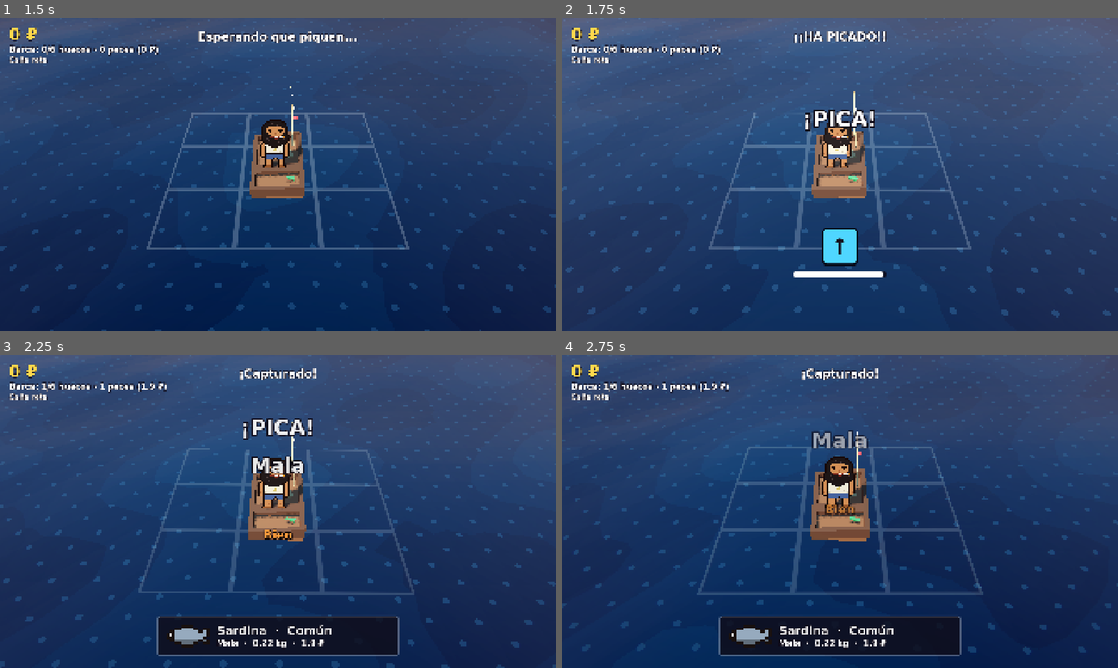
Above: before the commit, frames 1-4 (two rows, left to right).
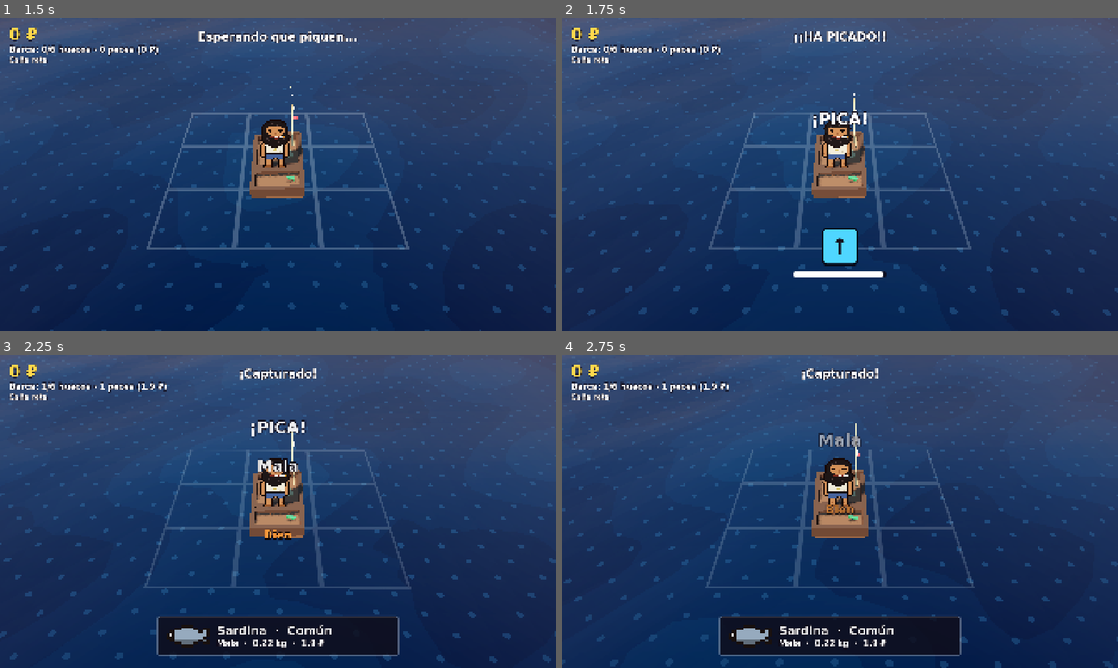
Above: after the commit, the same moments.

Repository: xNeku/FIshin
Game: Godot game, scene res://scenes/main.tscn
Same seed, same stepped clock (60 frames per second), same inputs: the game is played once before the commit and once after it.
Inputs:
- Up to frame 1 (1.5 s): hold Up (pesca_arriba) 0.53-1.28 s; hold E (interactuar) 0.53-1.28 s; hold Down (pesca_abajo) from 1.28 s (still down); tap E (interactuar) at 1.35 s
- Up to frame 2 (1.75 s): keep holding Down (pesca_abajo)
- Up to frame 3 (2.25 s): release Down (pesca_abajo) at 2.03 s; hold Up (pesca_arriba) from 2.03 s (still down); hold E (interactuar) from 2.03 s (still down)
- Up to frame 4 (2.75 s): keep holding Up (pesca_arriba); keep holding E (interactuar)

Frame 1 is identical in both runs. In frame 2, 1.2% of the frame differs, in the area x 0-100%, y 0-96%; in frame 3, 8.0%, in the area x 0-100%, y 0-100%; in frame 4, 7.5%.

Commit message:
Sensación a escala de juego entero: máximo a 50 botones, frases repartidas hasta 50 y golpes y destellos base mucho más suaves
Co-Authored-By: Claude Opus 5.5 <noreply@anthropic.com>
Claude-Session: https://claude.ai/code/session_019rcxv2gkMTX1eHoDeqRmkz

Diff:
--- a/data/stats_pesca.tres
+++ b/data/stats_pesca.tres
@@ -14,4 +14,4 @@
 mult_perfecto = 2.0
 penalizacion_machacar = 0.25
 dobles_desde_boton = 5
-botones_intensidad_maxima = 15
+botones_intensidad_maxima = 50
--- a/scripts/datos/stats_pesca.gd
+++ b/scripts/datos/stats_pesca.gd
@@ -14,8 +14,8 @@
 
 @export_group("Sensación")
 ## Botones seguidos que hacen falta para el máximo de zoom, shake y efectos.
-## Alto = el espectáculo se descubre poco a poco, según mejoras la caña.
-@export var botones_intensidad_maxima: int = 15
+## Pensado para los combos de final de juego (~50): al principio todo es muy ligero.
+@export var botones_intensidad_maxima: int = 50
 
 @export_group("Calidad")
 ## Multiplicador de valor con 0 aciertos (1.0 con todos).
--- a/scripts/pesca/camara_pesca.gd
+++ b/scripts/pesca/camara_pesca.gd
@@ -15,15 +15,15 @@
 @export var suavizado: float = 5.0
 ## Golpe de fov en cada acierto al máximo de intensidad (grados). Con poca intensidad es menor.
 @export var patada_fov: float = 2.5
-@export var patada_fov_minima: float = 0.6
+@export var patada_fov_minima: float = 0.3
 
 @export_group("Shake")
 @export var shake_base: float = 0.0
 @export var shake_maximo: float = 0.08
-@export var golpe_picada: float = 0.12
-@export var golpe_acierto: float = 0.05
-@export var golpe_fallo: float = 0.3
-@export var golpe_captura: float = 0.4
+@export var golpe_picada: float = 0.05
+@export var golpe_acierto: float = 0.03
+@export var golpe_fallo: float = 0.12
+@export var golpe_captura: float = 0.15
 @export var decaimiento_golpe: float = 5.0
 @export var giro_maximo_grados: float = 3.0
 @export var frecuencia: float = 22.0
--- a/scripts/pesca/sonido_pesca.gd
+++ b/scripts/pesca/sonido_pesca.gd
@@ -4,7 +4,7 @@
 @export var pesca: Pesca
 @export var subida_tono_por_acierto: float = 0.06
 ## El latido no suena hasta llegar a esta intensidad: se descubre con cadenas largas.
-@export var latido_desde: float = 0.25
+@export var latido_desde: float = 0.2
 @export var latido_volumen_min_db: float = -30.0
 @export var latido_volumen_max_db: float = 0.0
 @export var latido_tono_min: float = 0.8
--- a/scripts/ui/hud.gd
+++ b/scripts/ui/hud.gd
@@ -15,7 +15,14 @@
 @export var colores_rareza: Array[Color] = [Color("e8e8e8"), Color("4fa3ff"), Color("b56bff"), Color("ffb02e")]
 ## Frase de cada acierto según cuántos botones llevas: la palabra i sale desde el botón umbrales_palabras[i].
 @export var palabras_acierto: Array[String] = ["Bien", "Genial", "¡Brutal!", "¡LOCURA!", "¡¡DIOS!!", "¡¡¡INHUMANO!!!"]
-@export var umbrales_palabras: Array[int] = [1, 3, 5, 8, 11, 15]
+@export var umbrales_palabras: Array[int] = [1, 5, 10, 20, 35, 50]
+
+@export_group("Destellos de pantalla (0..1)")
+@export var destello_picada: float = 0.15
+@export var destello_acierto_min: float = 0.05
+@export var destello_acierto_max: float = 0.6
+@export var destello_captura: float = 0.2
+@export var destello_perfecto: float = 0.5
 
 const TEXTO_TECLA: Dictionary = {
 	&"pesca_1": "1", &"pesca_2": "2", &"pesca_3": "3", &"pesca_4": "4",
@@ -124,8 +131,8 @@
 func _on_pica(_pez: PezData) -> void:
 	estado.text = "¡¡HA PICADO!!"
 	resultado.visible = false
-	_destello = 0.5
-	_popup("¡PICA!", Color.WHITE, Vector2(0.5, 0.35), 1.3)
+	_destello = destello_picada
+	_popup("¡PICA!", Color.WHITE, Vector2(0.5, 0.35), 1.0)
 
 
 func _on_paso(p: Pesca.Paso, _i: int) -> void:
@@ -159,7 +166,7 @@
 
 func _on_acierto(indice: int, _total: int) -> void:
 	var k: float = clampf(float(indice) / float(maxi(1, pesca.stats.botones_intensidad_maxima)), 0.0, 1.0)
-	_destello = 0.15 + 0.5 * k
+	_destello = lerpf(destello_acierto_min, destello_acierto_max, k)
 	combo.visible = indice >= 2
 	combo.text = "x%d" % indice
 	combo.pivot_offset = combo.size * 0.5
@@ -182,7 +189,7 @@
 
 func _on_machacar_progreso(golpes: int, _necesarios: int) -> void:
 	barra_machacar.value = golpes
-	_destello = maxf(_destello, 0.15)
+	_destello = maxf(_destello, destello_acierto_min)
 
 
 func _on_machacar_fallido(escapa: bool) -> void:
@@ -198,11 +205,11 @@
 	nombre.text = "%s  ·  %s" % [pez.nombre, NOMBRES_RAREZA[pez.rareza]]
 	nombre.modulate = col
 	detalle.text = "%s  ·  %s  ·  %s" % [Formato.calidad(c.calidad, c.perfecto), Formato.peso(c.peso), Formato.dinero(c.valor)]
-	_destello = 1.0 if c.perfecto else 0.6
+	_destello = destello_perfecto if c.perfecto else destello_captura
 	if c.perfecto:
-		_popup("¡¡PERFECTO!!", color_perfecto, Vector2(0.5, 0.4), 2.0)
+		_popup("¡¡PERFECTO!!", color_perfecto, Vector2(0.5, 0.4), 1.5)
 	else:
-		_popup(Formato.calidad(c.calidad, false), col, Vector2(0.5, 0.4), 1.3)
+		_popup(Formato.calidad(c.calidad, false), col, Vector2(0.5, 0.4), 1.0)
 
 
 func _on_escapado(pez: PezData) -> void:
Not shown, changed: docs/ESTADO.md
Not shown, changed: docs/GDD.md
